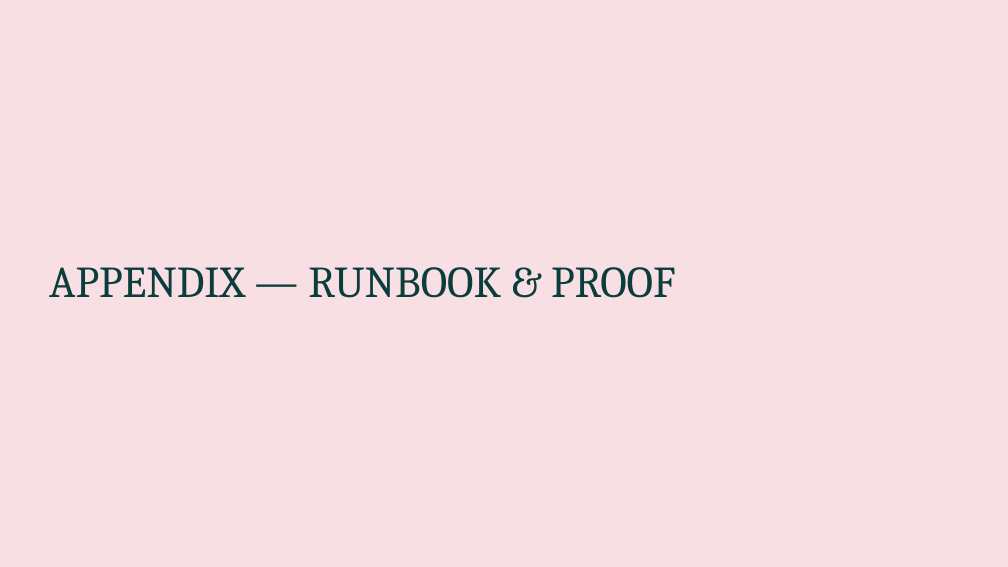
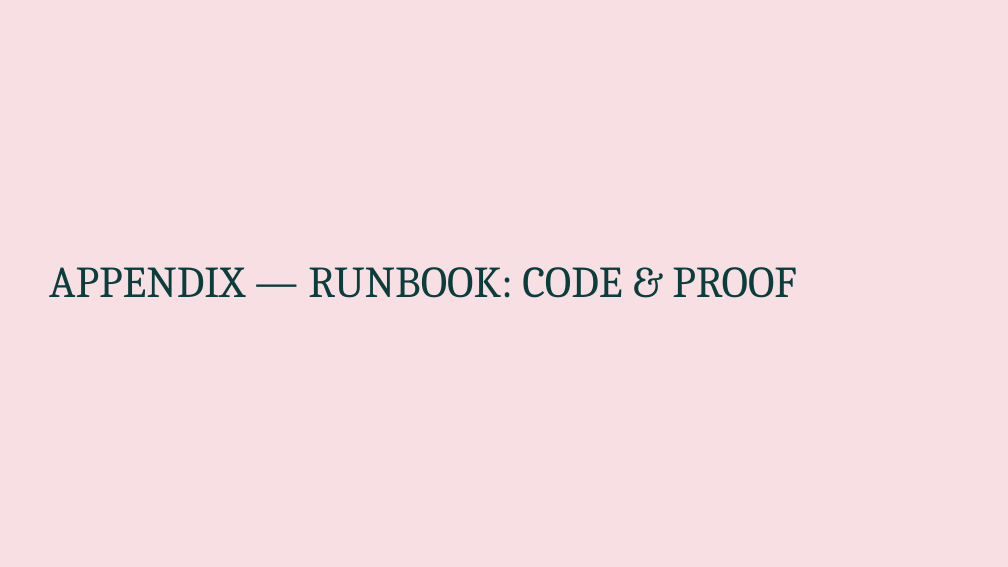
Before and after one commit to jeremydegardeyn/iceberg-zero-copy-poc, a slide deck: slide 13 of docs/iceberg-zero-copy-approach.pptx. Drawn at 1008x567 pixels with LibreOffice and Linux fonts; fonts in the diff are those of the drawing. Boxes give left, top, right and bottom in pixels: in the first picture for what was removed or moved away, otherwise in the second. Text is boxed around its words. In the diff, an @@ line names an element or a change of style, - is before the commit and + after.

```diff
--- a/docs/iceberg-zero-copy-approach.pptx
+++ b/docs/iceberg-zero-copy-approach.pptx
@@ text at (x1=49, y1=267, x2=796, y2=298): text changed @@
-APPENDIX — RUNBOOK & PROOF
+APPENDIX — RUNBOOK: CODE & PROOF
```
Also in this commit, not shown: 6 slides added, 4 slides removed.
